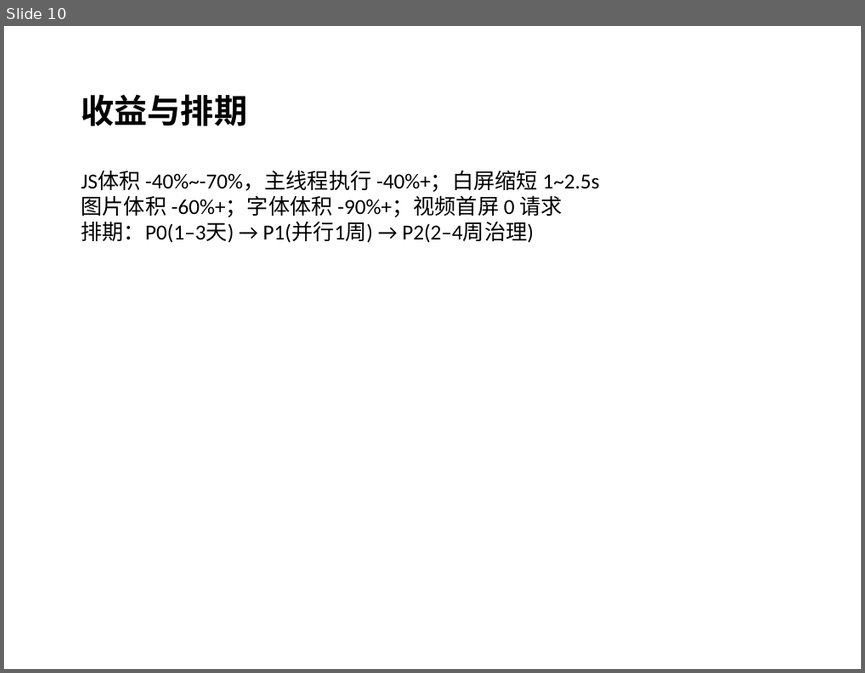
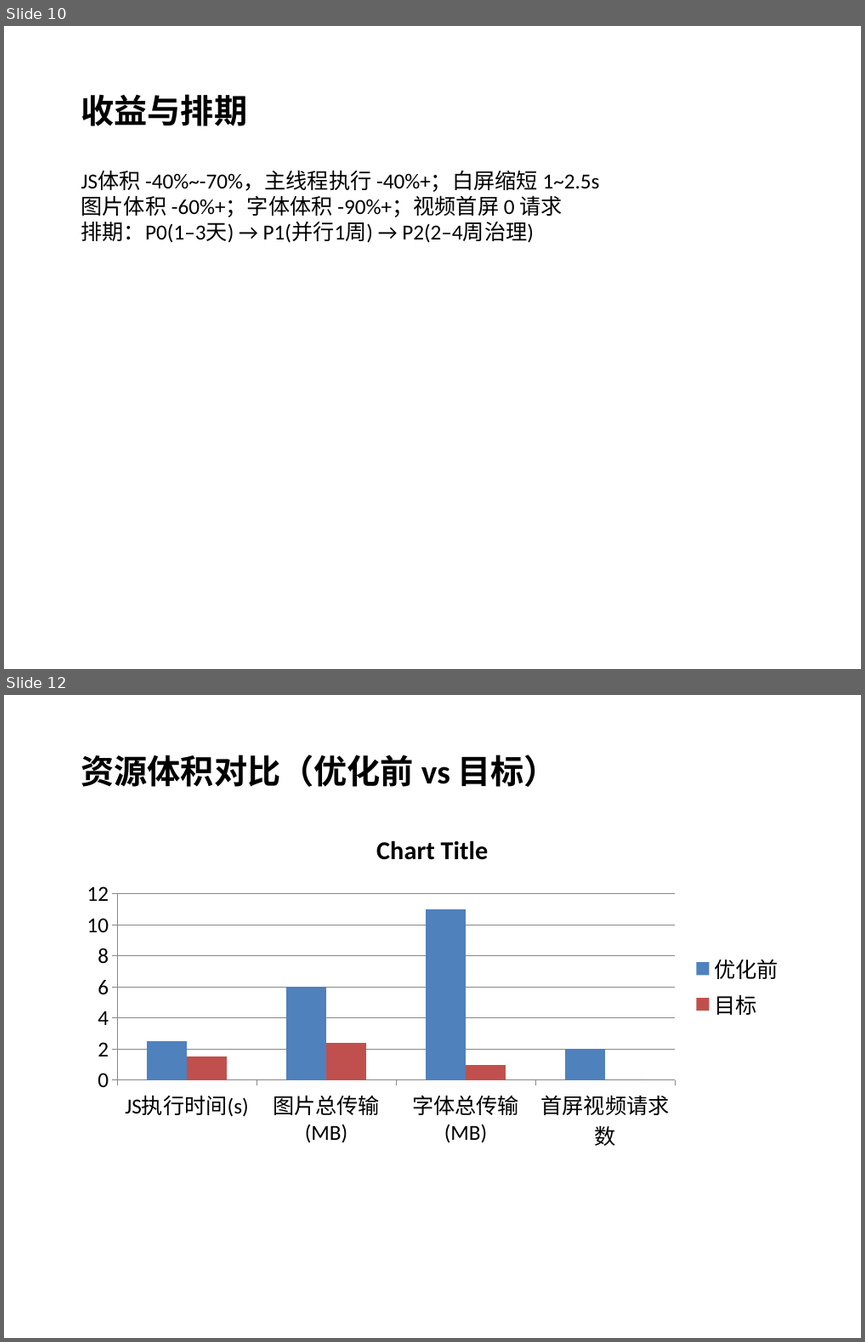
Before and after one commit to 330553981/android-design-support-lib-sample, a slide deck: 荣威M7DMH_移动端性能审计汇报.pptx. Shown one above the other, each under a label of ours: slide 10 before the commit, slides 10 and 12 after it; the slides between them are not shown. The pictures are 865x673 and 865x1342 pixels, drawn with LibreOffice and Linux fonts; fonts in the diff are those of the drawing. Boxes give left, top, right and bottom in pixels: in the first picture for what was removed or moved away, otherwise in the second. Text is boxed around its words. In the diff, an @@ line names an element or a change of style, - is before the commit and + after.

```diff
--- a/荣威M7DMH_移动端性能审计汇报.pptx
+++ b/荣威M7DMH_移动端性能审计汇报.pptx
@@ slide 12 added at [4, 695, 861, 1338], background #FFFFFF @@
@@ text added at [81, 755, 557, 787], 28 pt, text #000000, bold @@
+资源体积对比（优化前 vs 目标）
@@ column chart added at [73, 815, 792, 1157] @@
+categories: JS执行时间(s), 图片总传输(MB), 字体总传输(MB), 首屏视频请求数
+优化前: 2.5, 6, 11, 2
+目标: 1.5, 2.4, 1, 0
```
Also in this commit, not shown: 3 other slides added, 2 other files.
